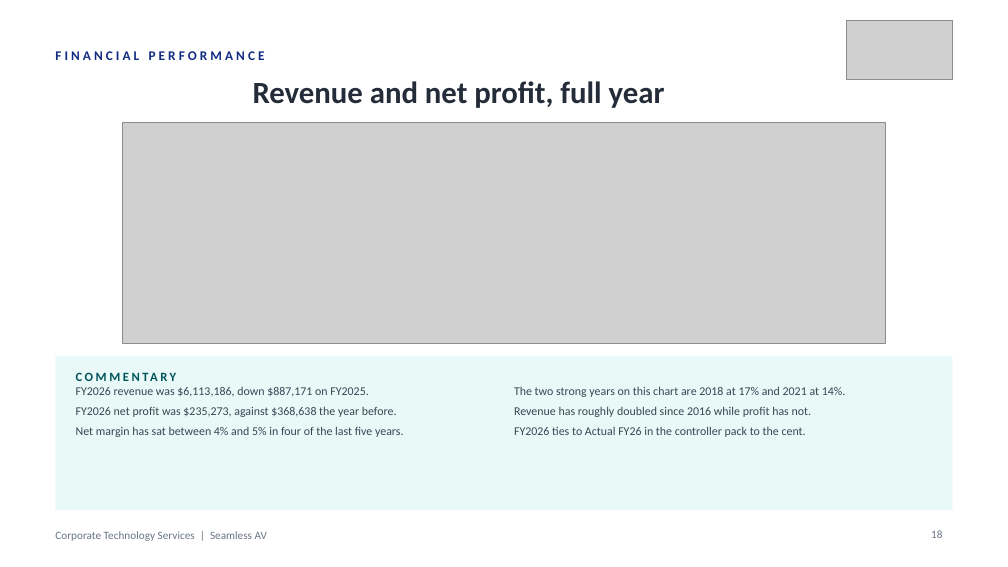
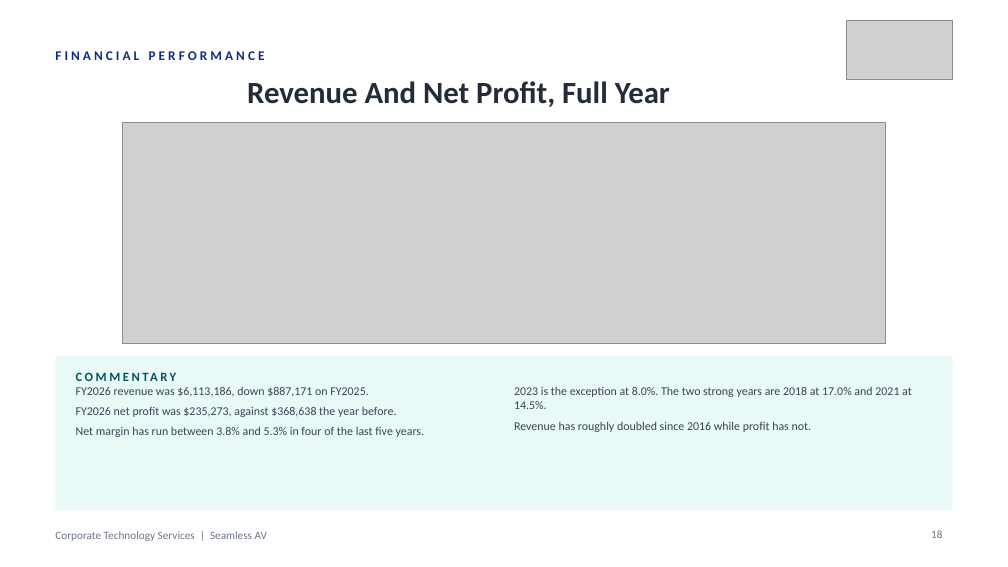
Before and after one commit to WesleyNelson-O33/Claude, a slide deck: slide 18 of deck/CTS Quarterly Business Review - Q1 FY2027.pptx. Drawn at 1008x567 pixels with LibreOffice and Linux fonts; fonts in the diff are those of the drawing; grey boxes stand for pictures. Boxes give left, top, right and bottom in pixels: in the first picture for what was removed or moved away, otherwise in the second. Text is boxed around its words. In the diff, an @@ line names an element or a change of style, - is before the commit and + after.

```diff
--- a/deck/CTS Quarterly Business Review - Q1 FY2027.pptx
+++ b/deck/CTS Quarterly Business Review - Q1 FY2027.pptx
@@ text at [247, 81, 670, 107]: text changed @@
-Revenue and net profit, full year
+Revenue And Net Profit, Full Year
@@ text at [514, 387, 912, 409]: text changed @@
-The two strong years on this chart are 2018 at 17% and 2021 at 14%.
+2023 is the exception at 8.0%. The two strong years are 2018 at 17.0% and 2021 at 14.5%.
@@ text at [76, 426, 425, 437]: text changed @@
-Net margin has sat between 4% and 5% in four of the last five years.
+Net margin has run between 3.8% and 5.3% in four of the last five years.
@@ text at [514, 426, 806, 437]: paragraph removed @@
-FY2026 ties to Actual FY26 in the controller pack to the cent.
```
Also in this commit, not shown: 43 other slides changed, 1 slide added, 17 other files.
